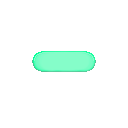
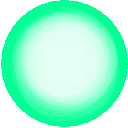
Revision of a layered 128 × 128 image; what changed, layer by layer:
hid group "Energy" (4 layers) over <box>1,0,128,127</box>
hid "Layer 21" over <box>32,50,96,73</box>
showed group "Shield" (1st of 2) (1 layers) over <box>1,0,128,127</box>
showed "Shield" (2nd of 2, in "Shield") over <box>1,0,128,127</box>
